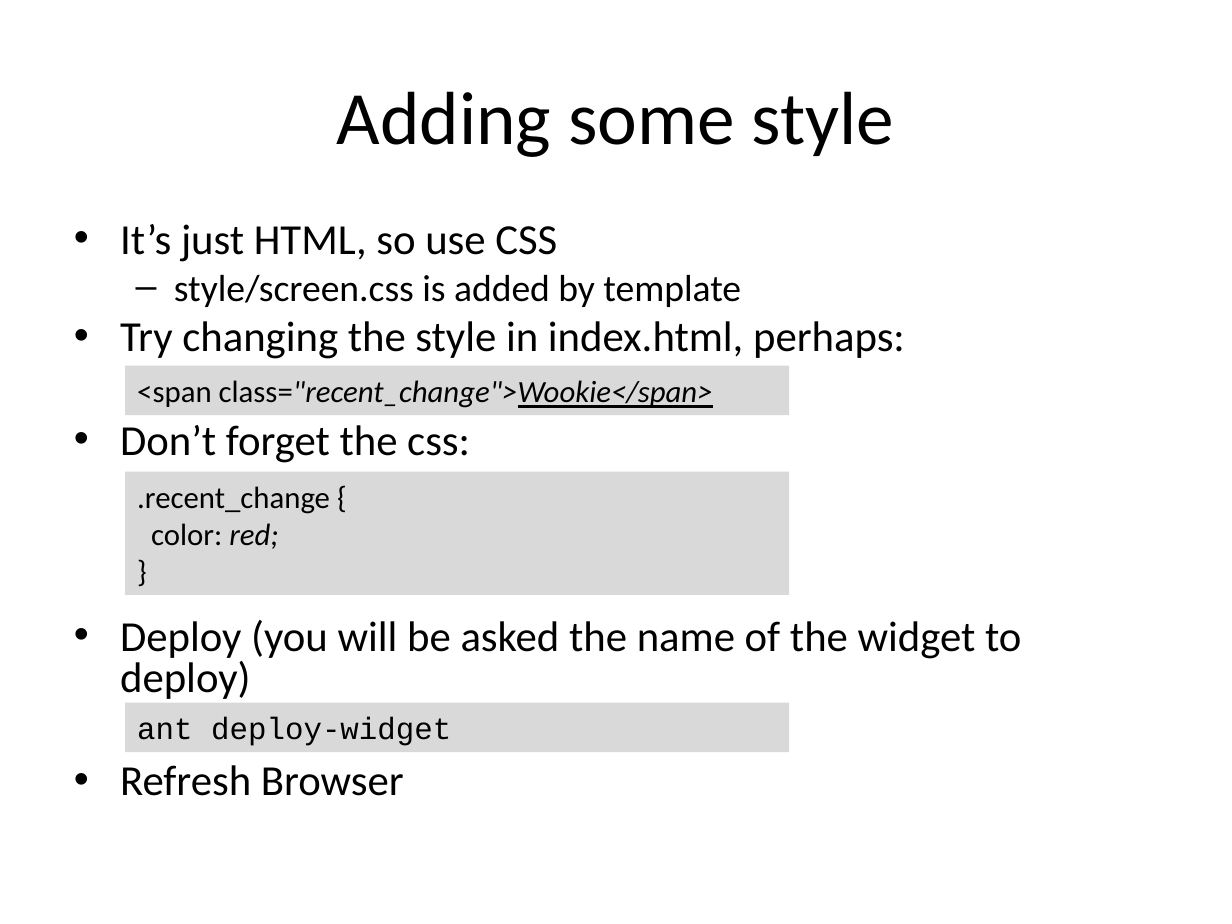
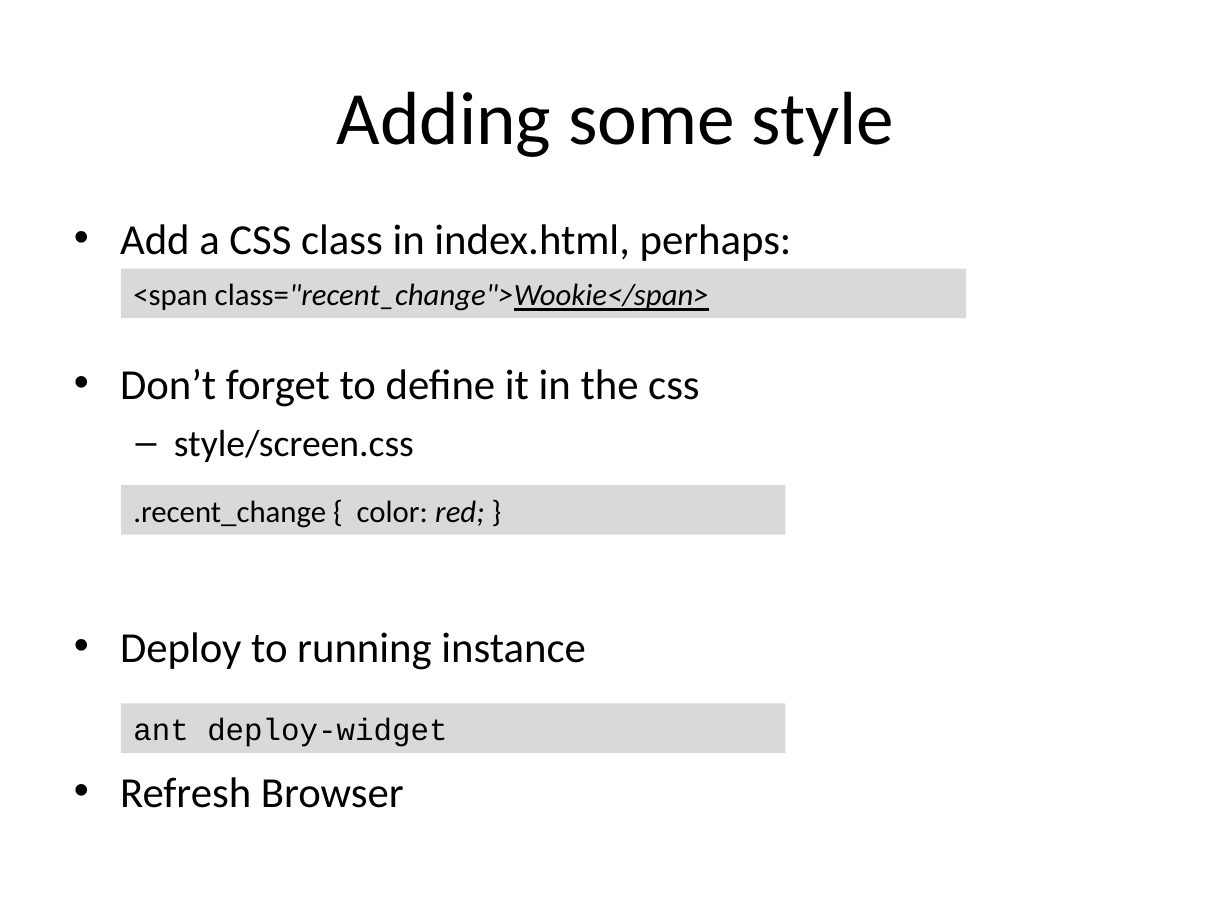
Before and after one commit to ibrahimabdelkhaleq/wooki, a slide deck: slide 25 of tutorials/firstWidget.odp (slide 19 before the commit). Drawn at 1232x924 pixels with LibreOffice and Linux fonts; fonts in the diff are those of the drawing. Boxes give left, top, right and bottom in pixels: in the first picture for what was removed or moved away, otherwise in the second. Text is boxed around its words. In the diff, an @@ line names an element or a change of style, - is before the commit and + after.

Commit message:
update to represent the current widget template system

```diff
--- a/tutorials/firstWidget.odp
+++ b/tutorials/firstWidget.odp
@@ text at (120,224,792,670): text changed @@
-• It’s just HTML, so use CSS
-  – style/screen.css is added by template
-• Try changing the style in index.html, perhaps:
-• Don’t forget the css:
-• Deploy (you will be asked the name of the widget to deploy)
+• Add a CSS class in index.html, perhaps:
+• Don’t forget to define it in the css
+  – style/screen.css
+• Deploy to running instance
@@ rectangle "<span class="recent_change">Wookie</span>": place and size @@
-rectangle "<span class="recent_change">Wookie</span>" at (126,366,790,415)
+rectangle "<span class="recent_change">Wookie</span>" at (121,269,966,318)
@@ rectangle ".recent_change { color: red; }": place and size @@
-rectangle ".recent_change { color: red; }" at (126,472,790,595)
+rectangle ".recent_change { color: red; }" at (121,485,785,535)
@@ text in rectangle at (133,500,484,528): text changed @@
-.recent_change {
-color: red;
-}
+.recent_change { color: red; }
@@ rectangle "ant deploy-widget": place and size @@
-rectangle "ant deploy-widget" at (126,702,790,752)
+rectangle "ant deploy-widget" at (121,703,785,753)
```
Also in this commit, not shown: 3 other slides changed, 9 slides added, 3 slides removed.
